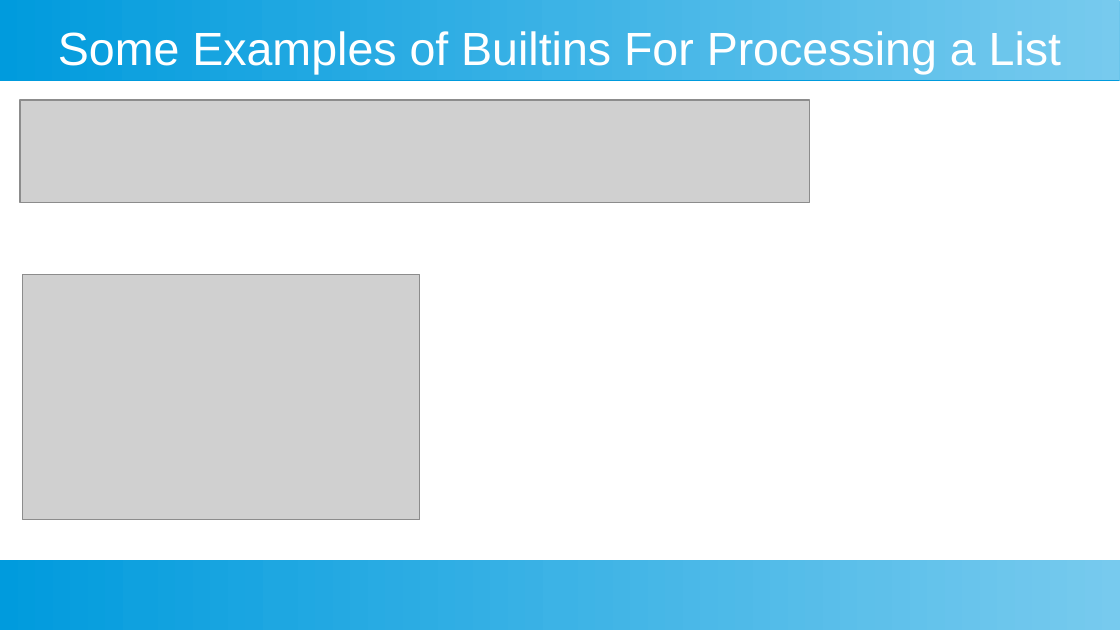
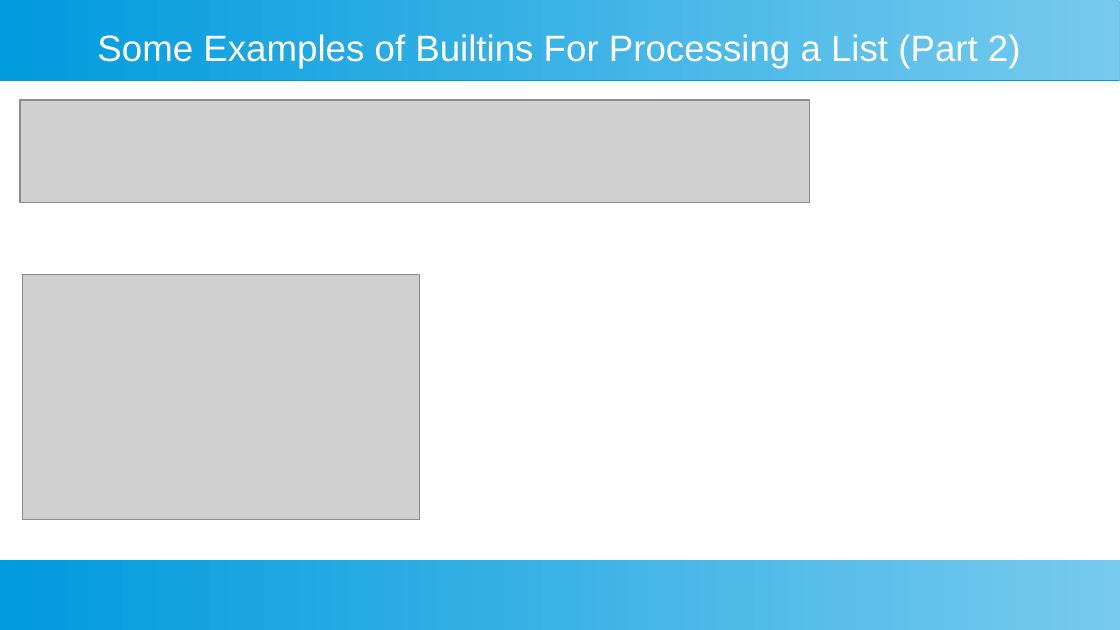
Before and after one commit to ashishjain1547/public_lessons_in_python, a slide deck: slide 16 of Ch 1 - Python's built-in functions/Python's builtin functions.odp (slide 9 before the commit). Drawn at 1120x630 pixels with LibreOffice and Linux fonts; fonts in the diff are those of the drawing; grey boxes stand for pictures. Boxes give left, top, right and bottom in pixels: in the first picture for what was removed or moved away, otherwise in the second. Text is boxed around its words. In the diff, an @@ line names an element or a change of style, - is before the commit and + after.

```diff
--- a/Ch 1 - Python's built-in functions/Python's builtin functions.odp
+++ b/Ch 1 - Python's built-in functions/Python's builtin functions.odp
@@ title at (97,34,1021,68): text changed; size 33 to 26 pt @@
-Some Examples of Builtins For Processing a List
+Some Examples of Builtins For Processing a List (Part 2)
```
Also in this commit, not shown: 1 other slide changed, 7 slides added, 25 other files.
